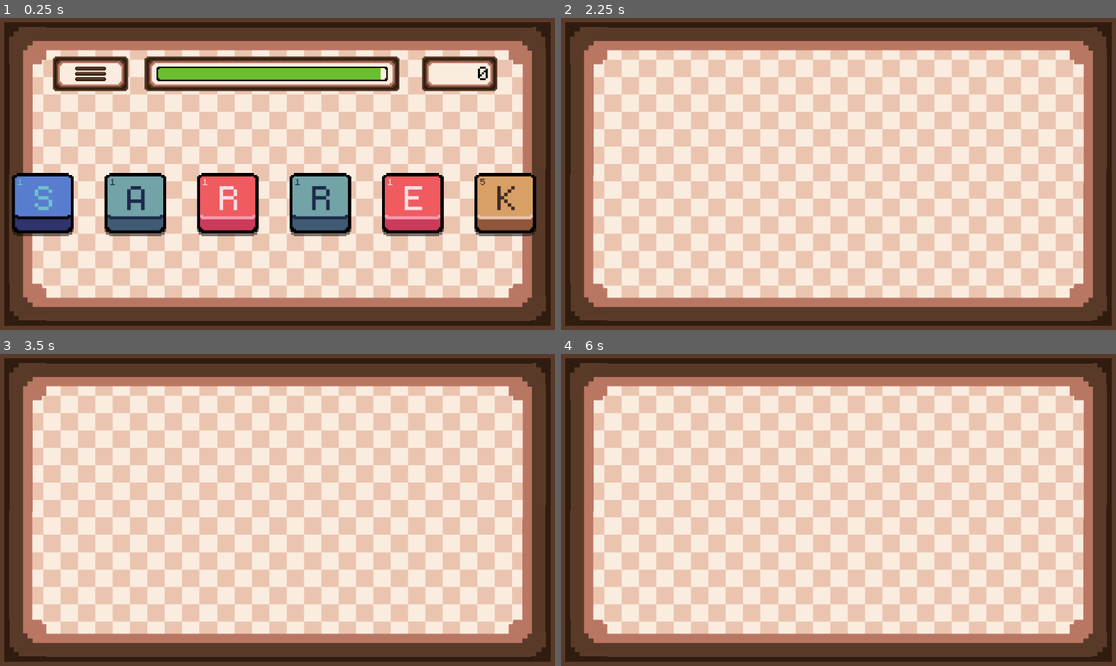
Above: before the commit, frames 1-4 (two rows, left to right).
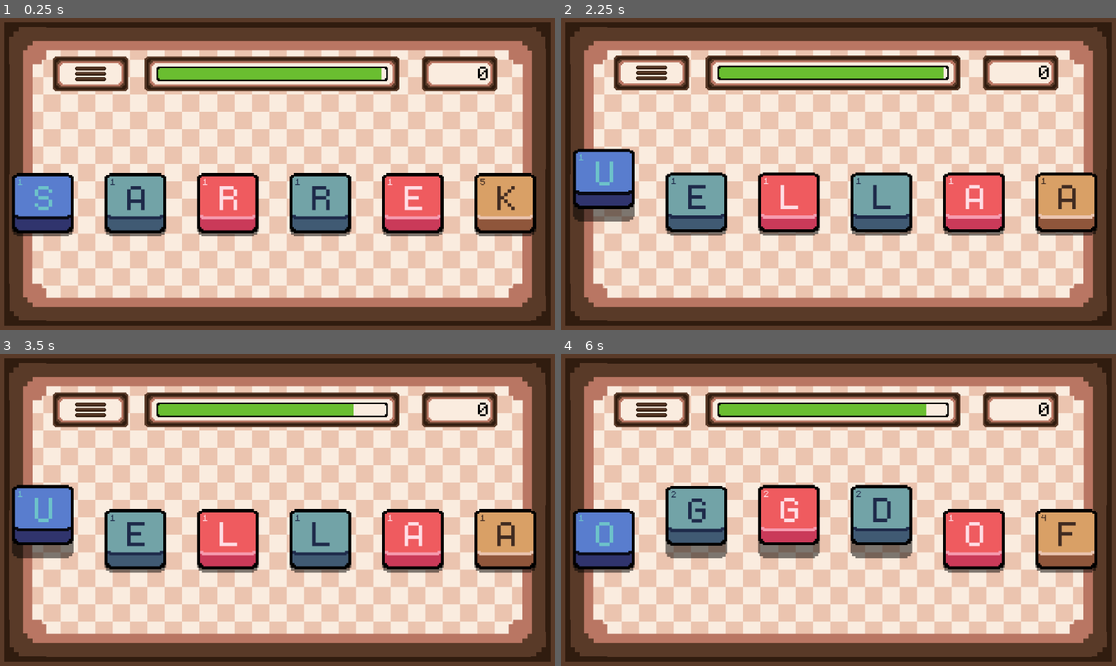
Above: after the commit, the same moments.

Repository: lohchness/Swivle
Game: Godot game, scene res://scenes/Game.tscn
Same seed, same stepped clock (60 frames per second), same inputs: the game is played once before the commit and once after it.
Inputs (mouse positions are in pixels of both pictures, inside the frame that each line leads up to):
- Up to frame 1 (0.25 s): no input
- Up to frame 2 (2.25 s): tap Enter (DEBUG_END) at 0.5, 2 s; move the mouse to (605, 205) at 0.52 s; tap 5 (FIVE) at 0.6 s; click (605, 205) at 0.67 s; tap Space (Pivot) at 1.25 s; move the mouse to (727, 189) at 1.27 s; tap 4 (FOUR) at 1.35 s; click (727, 189) at 1.42 s; move the mouse to (894, 105) at 2.02 s; tap 1 (ONE) at 2.1 s; click (894, 105) at 2.17 s
- Up to frame 3 (3.5 s): move the mouse to (249, 572) at 2.77 s; tap Space (Pivot) at 2.85 s; click (249, 572) at 2.92 s
- Up to frame 4 (6 s): tap Space (Pivot) at 3.5 s; move the mouse to (1005, 556) at 3.52 s; right-click (1005, 556) at 3.6 s; click (1005, 556) at 3.67 s; tap Enter (DEBUG_END) at 4.15, 5 s; move the mouse to (672, 463) at 4.27 s; tap 6 (SIX) at 4.35 s; click (672, 463) at 4.42 s; move the mouse to (866, 510) at 5.02 s; tap 3 (THREE) at 5.1 s; click (866, 510) at 5.17 s; move the mouse to (755, 432) at 5.77 s; tap 2 (TWO) at 5.85 s; click (755, 432) at 5.92 s

The runs differ from the first frame. In frame 1, less than 0.1% of the frame differs, in the area x 68-69%, y 16-20%; in frame 2, 21%; in frame 3, 21%; in frame 4, 22%, in the area x 2-97%, y 12-71%.

Commit message:
feat: running and gameover states

Diff:
--- a/scenes/TopBar.gd
+++ b/scenes/TopBar.gd
@@ -13,3 +13,7 @@
 func game_over():
 	off_screen = base_position - Vector2(0, 500)
 	$Timer.game_over()
+
+func new_game():
+	off_screen = base_position
+	$Timer.new_game()
--- a/scripts/CountdownBar.gd
+++ b/scripts/CountdownBar.gd
@@ -5,15 +5,15 @@
 var percentage : float = 1.0
 var target_percentage : float
 
-const original_rate = 12
+const original_rate = 10 # 12
 var curr_rate
 
 var thresh_1 = .10
 var thresh_1_rate = 3
 var thresh_2 = .25
-var thresh_2_rate = 7
+var thresh_2_rate = 5 # 7
 var thresh_3 = .35
-var thresh_3_rate = 10
+var thresh_3_rate = 8 # 10
 
 var add_progress : float = .2
 
@@ -27,7 +27,7 @@
 	percentage -= curr_rate * delta / 100
 
 	# Percentage
-	if (percentage < 0) or Input.is_action_just_pressed("DEBUG_END"):
+	if (percentage < 0):
 		percentage = 0
 		gameover.emit()
 	if (percentage > 1):
@@ -63,3 +63,18 @@
 func game_over():
 	curr_rate = 0
 	set_process(false)
+
+func new_game():
+	curr_rate = original_rate
+	percentage = 1.0
+	target_percentage = percentage
+	set_process(true)
+
+func pause():
+	curr_rate = 0
+	set_process(false)
+
+func unpause():
+	curr_rate = original_rate
+	set_process(true)
+	update_rate()
--- a/scripts/Game.gd
+++ b/scripts/Game.gd
@@ -11,17 +11,37 @@
 
 var text : String = ""
 
+enum {GAMEOVER, PAUSED, MAINMENU, RUNNING}
+var gameState = RUNNING
+
 func _ready():
-	text = processor.get_next_string(text)
-	hand.set_hand_string(text)
+	new_game()
 	hand.check_words.connect(Callable(self, "check_word"))
 	hand.pivoted.connect(Callable(self, "moved"))
 	scoreCounter.text = str(total_score)
 	timer.gameover.connect(Callable(self, "game_over"))
 
+func _process(delta):
+
+	match gameState:
+		RUNNING:
+			if Input.is_action_just_pressed("DEBUG_END"):
+				game_over()
+		GAMEOVER:
+			if Input.is_action_just_pressed("DEBUG_END"):
+				restart()
+
+func new_game():
+	text = processor.get_next_string("")
+	hand.set_hand_string(text)
+	set_score(0)
 
 func add_score(score : int):
 	total_score += score
+	scoreCounter.text = str(total_score)
+
+func set_score(score : int):
+	total_score = score
 	scoreCounter.text = str(total_score)
 
 func check_word(word : String, score : int):
@@ -36,6 +56,14 @@
 		timer.add_time(len(word))
 
 func game_over():
+	gameState = GAMEOVER
 	hand.game_over()
 	$TopBar.game_over()
 	pass
+
+func restart():
+	gameState = RUNNING
+	new_game()
+	hand.new_game()
+	hand.deselect_all()
+	$TopBar.new_game()
--- a/scripts/Hand.gd
+++ b/scripts/Hand.gd
@@ -3,7 +3,7 @@
 var keys : Array[Key]
 const key = preload("res://scenes/key.tscn")
 @onready var winsize = get_viewport().size
-var x_offset = 25
+var x_offset = 25 # Initial position
 
 signal key_selected(index: int)
 signal check_words(word : String, score : int)
@@ -107,6 +107,10 @@
 	selected_keys.erase(number)
 	pass
 
+func deselect_all():
+	for i in keys:
+		i.deselect()
+
 func set_hand_string(word : String):
 	for i in range(len(word)):
 		keys[i].set_letter(word[i])
@@ -143,11 +147,13 @@
 
 func update_hand_positions():
 	for i in range(len(keys)):
+		keys[i].number = i
 		keys[i].set_base_position(Vector2(x_offset + (i * winsize.x / NUM_KEYS), winsize.y / 2))
 
 func update_hand_numbers():
-	for i in range(len(keys)):
-		keys[i].number = i
+	pass
+	#for i in range(len(keys)):
+		#keys[i].number = i
 
 func is_consecutive(selected_keys):
 	for i in range(len(selected_keys) - 1):
@@ -173,3 +179,6 @@
 
 	#for key in keys:
 		#key.set_physics_process(false)
+
+func new_game():
+	off_screen = base_position
